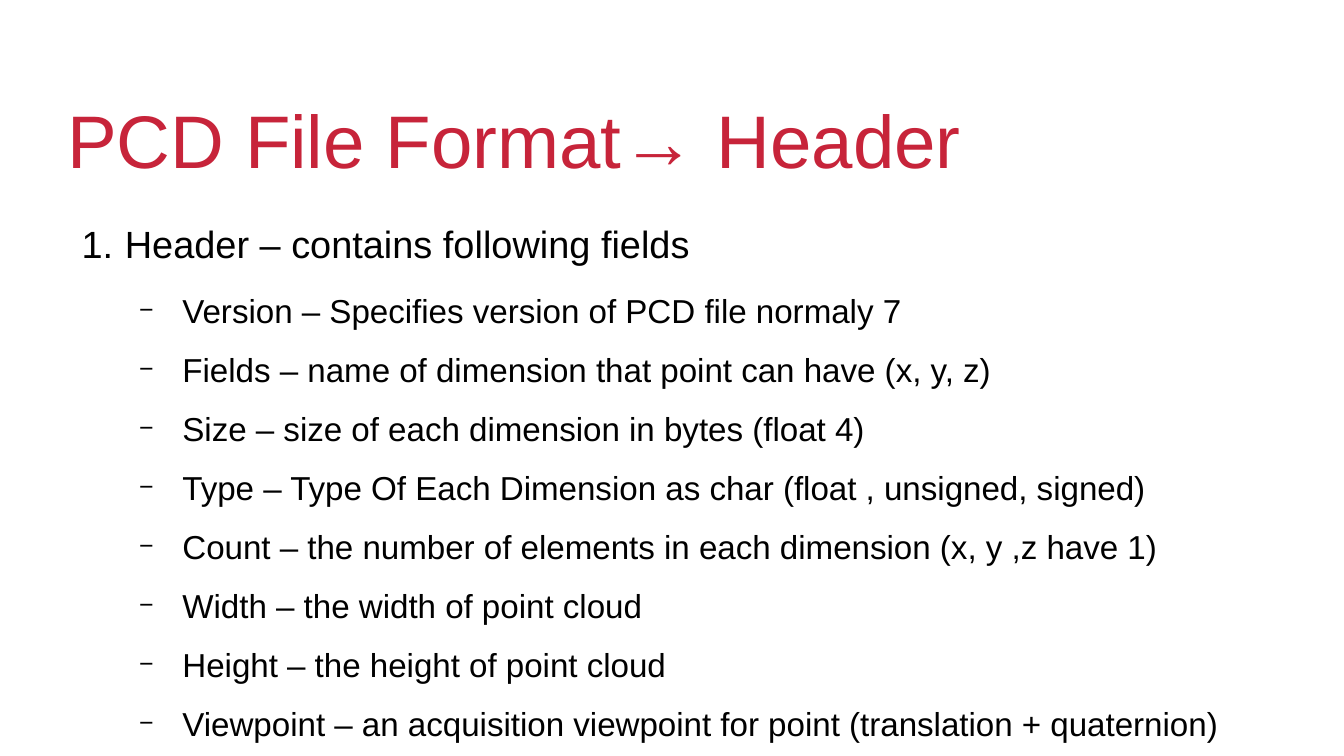
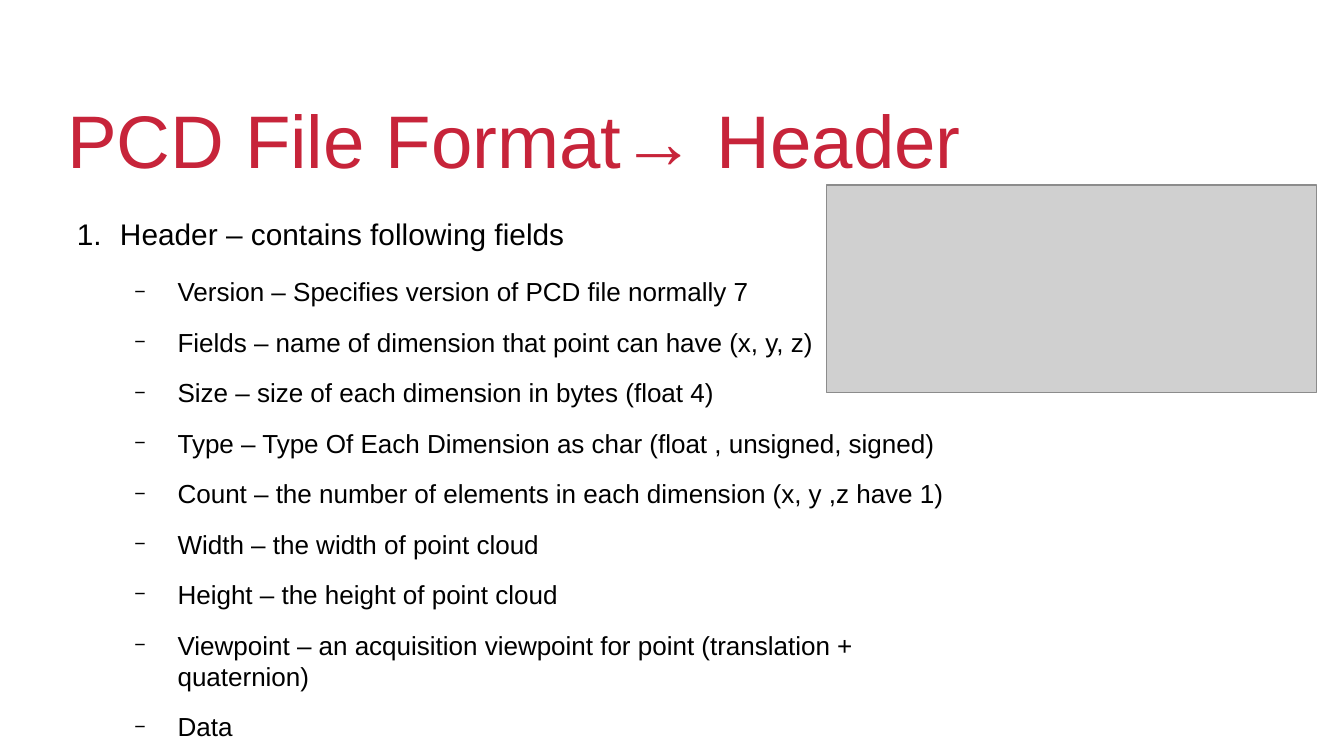
Before and after one commit to ImranZahoor/pcl_work, a slide deck: slide 17 of docs/PCL_Tutorials.odp. Drawn at 1344x756 pixels with LibreOffice and Linux fonts; fonts in the diff are those of the drawing; grey boxes stand for pictures; background and template pictures are left out. Boxes give left, top, right and bottom in pixels: in the first picture for what was removed or moved away, otherwise in the second. Text is boxed around its words. In the diff, an @@ line names an element or a change of style, - is before the commit and + after.

```diff
--- a/docs/PCL_Tutorials.odp
+++ b/docs/PCL_Tutorials.odp
@@ picture added at <box>827,185,1317,393</box> @@
@@ text at <box>120,223,943,692</box>: size 22.4 to 17.6 pt in "Header – contains following fields"; size 19.6 to 15.4 pt in "Fields – name of dimension that point ...", "Size – size of each dimension in ...", "Type – Type Of Each Dimension as ...", "Count – the number of elements in ..." and 4 more places @@
@@ text at <box>178,282,748,307</box>: text changed; size 19.6 to 15.4 pt @@
-  − Version – Specifies version of PCD file normaly 7
+  − Version – Specifies version of PCD file normally 7
```
Also in this commit, not shown: 3 slides added, 2 other files.
